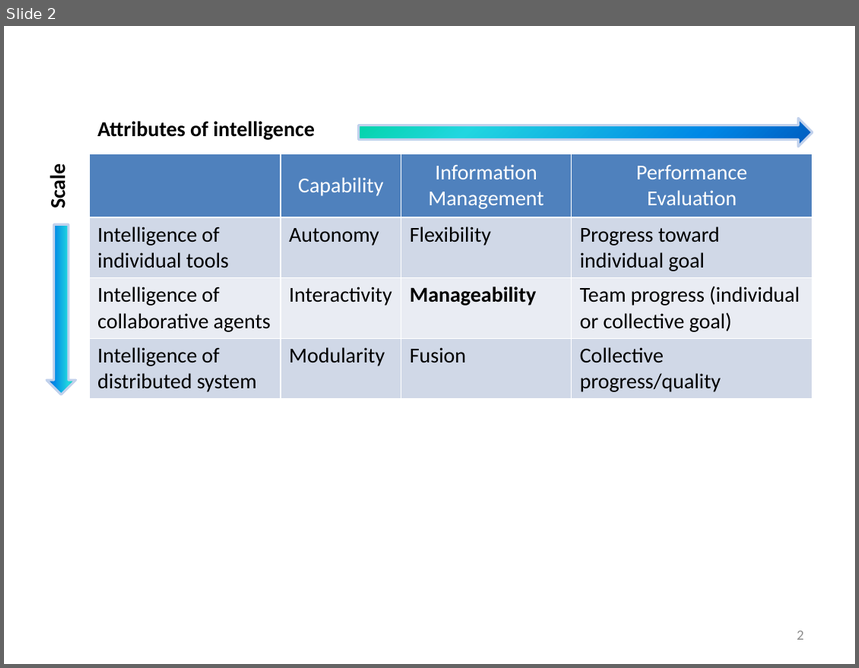
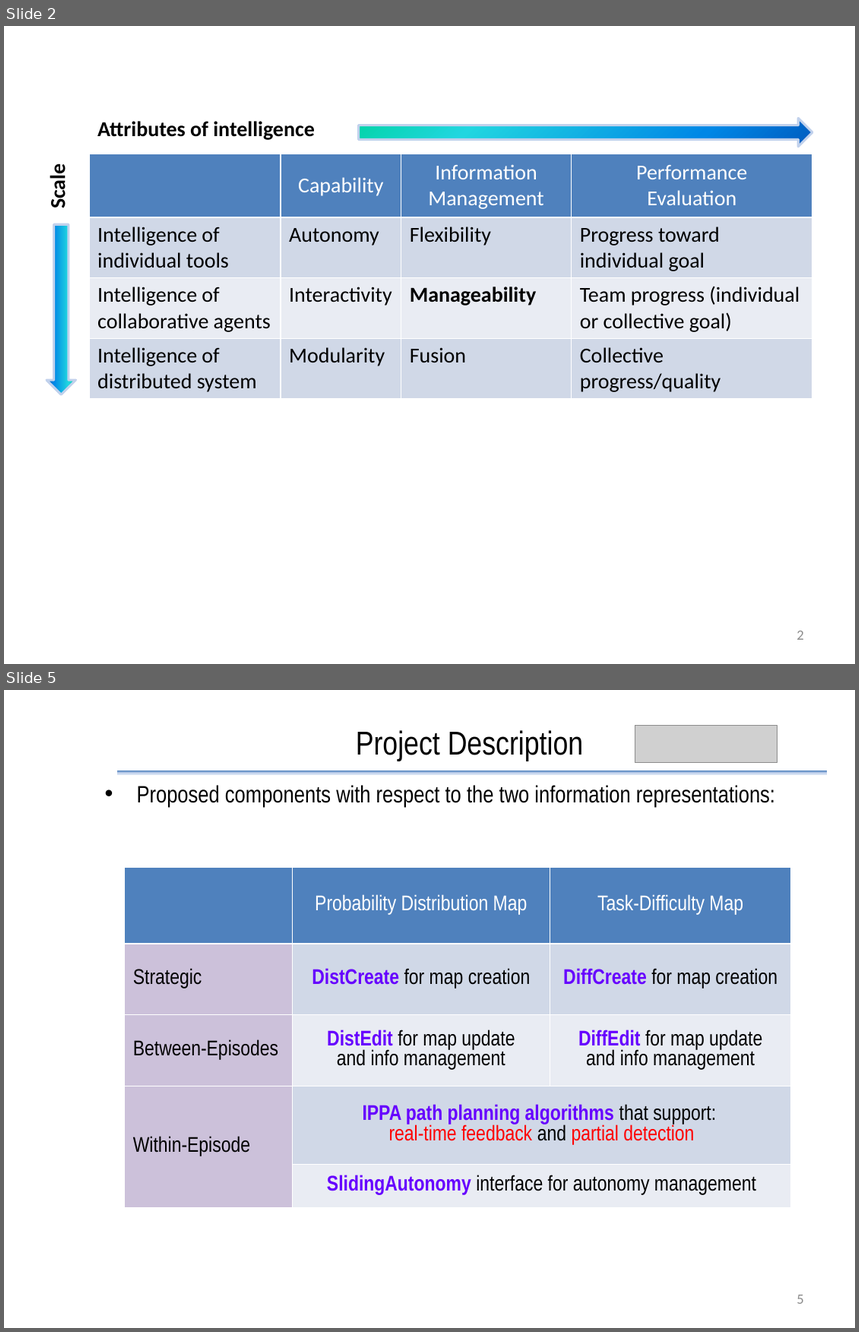
Before and after one commit to Lannyland/Dissertation, a slide deck: Dissertation/stuff/PPT4Images.pptx. Shown one above the other, each under a label of ours: slide 2 before the commit, slides 2 and 5 after it; the slides between them are not shown. The pictures are 859x668 and 859x1332 pixels, drawn with LibreOffice and Linux fonts; fonts in the diff are those of the drawing; grey boxes stand for pictures. Boxes give left, top, right and bottom in pixels: in the first picture for what was removed or moved away, otherwise in the second. Text is boxed around its words. In the diff, an @@ line names an element or a change of style, - is before the commit and + after.

```diff
--- a/Dissertation/stuff/PPT4Images.pptx
+++ b/Dissertation/stuff/PPT4Images.pptx
@@ slide 5 added at (4,690,855,1328), background #FFFFFF @@
@@ title added at (356,730,583,761), 28 pt, text #000000 @@
+Project Description
@@ picture added at (636,726,778,763) @@
@@ rectangle added at (117,771,826,775), fill gradient #4F81BD to #C2D1ED to #E1E8F5 @@
@@ text added at (137,785,775,807), 20 pt, text #000000 @@
+• Proposed components with respect to the two information representations:
@@ table added at (125,867,791,1208), 5 rows, 3 columns @@
+ | Probability Distribution Map | Task-Difficulty Map
+Strategic | DistCreate for map creation | DiffCreate for map creation
+Between-Episodes | DistEdit for map update / and info management | DiffEdit for map update / and info management
+Within-Episode | IPPA path planning algorithms that support: / real-time feedback and partial detection | 
+ | SlidingAutonomy interface for autonomy management | 
@@ page number added at (797,1295,804,1304), 12 pt, text #8C8C8C @@
+5
```
Also in this commit, not shown: 2 other slides added, 21 other files.
